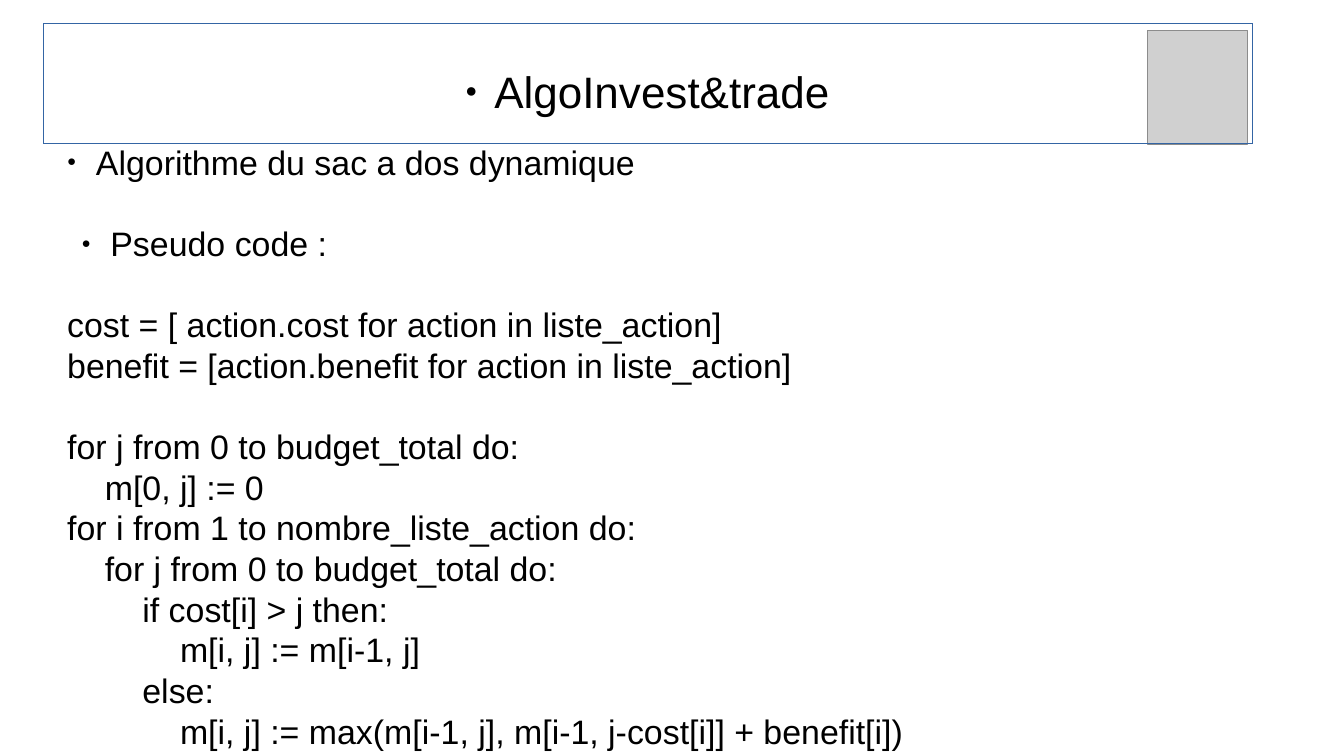
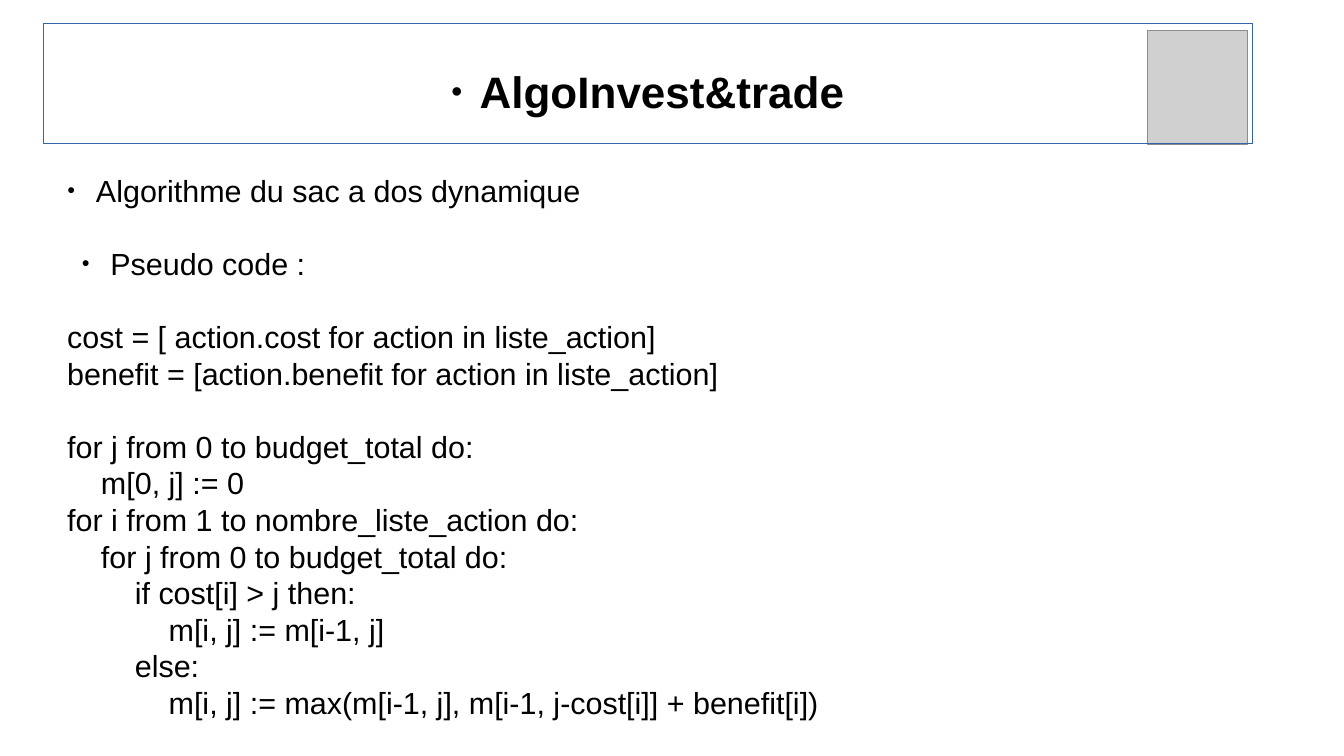
Before and after one commit to loic5015/P7_hernio_loic, a slide deck: slide 4 of presentation.odp. Drawn at 1344x756 pixels with LibreOffice and Linux fonts; fonts in the diff are those of the drawing; grey boxes stand for pictures. Boxes give left, top, right and bottom in pixels: in the first picture for what was removed or moved away, otherwise in the second. Text is boxed around its words. In the diff, an @@ line names an element or a change of style, - is before the commit and + after.

```diff
--- a/presentation.odp
+++ b/presentation.odp
@@ rectangle "AlgoInvest&trade" at [43,24,1253,144]: bold on @@
@@ subtitle "Algorithme du sac a dos ...": place and size @@
-subtitle "Algorithme du sac a dos ..." at [67,150,902,751]
+subtitle "Algorithme du sac a dos ..." at [67,180,818,720]
@@ subtitle "Algorithme du sac a dos ..." at [67,180,818,720]: size 20 to 18 pt @@
```
Also in this commit, not shown: 6 other slides changed, 3 other files.
